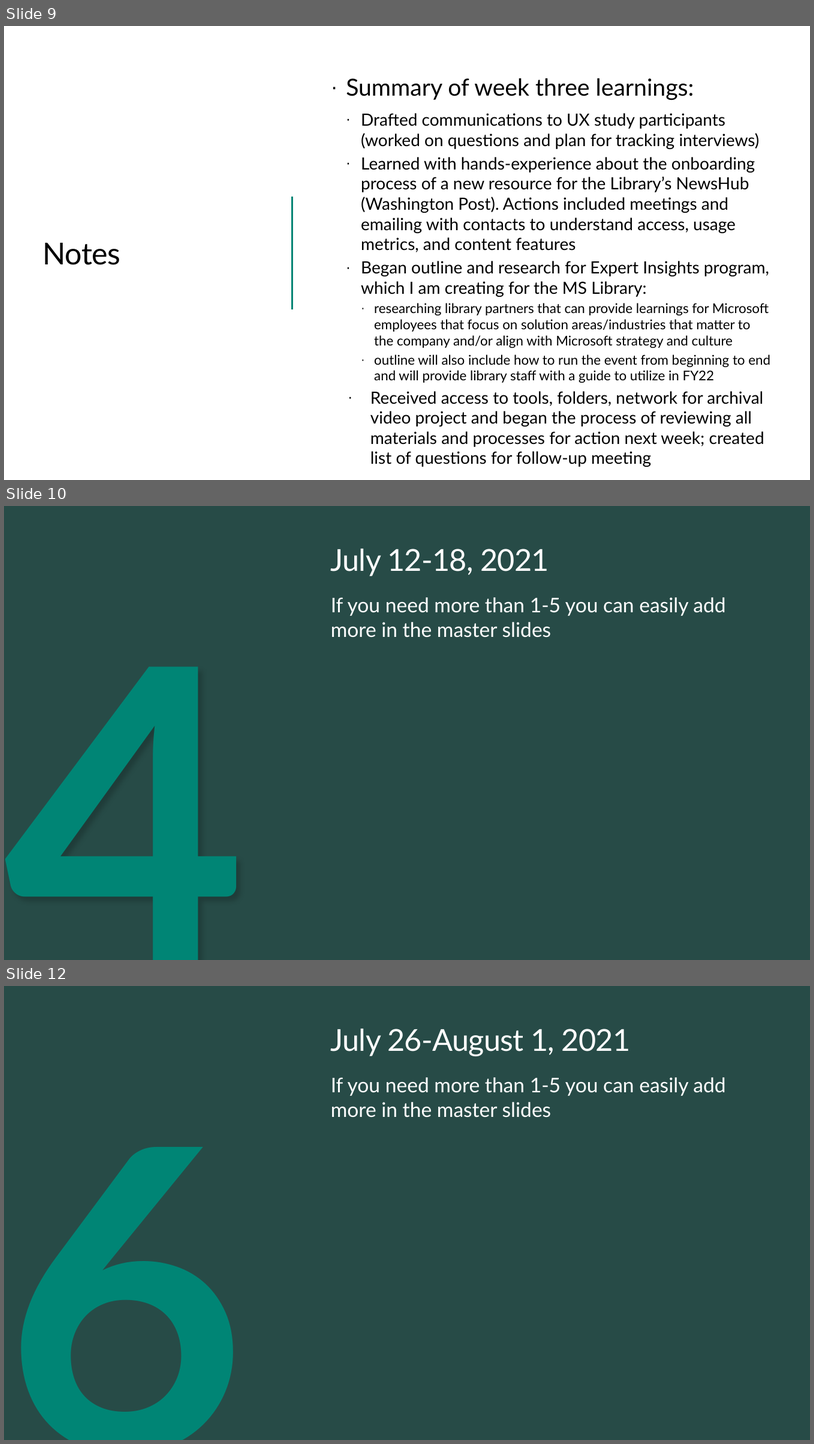
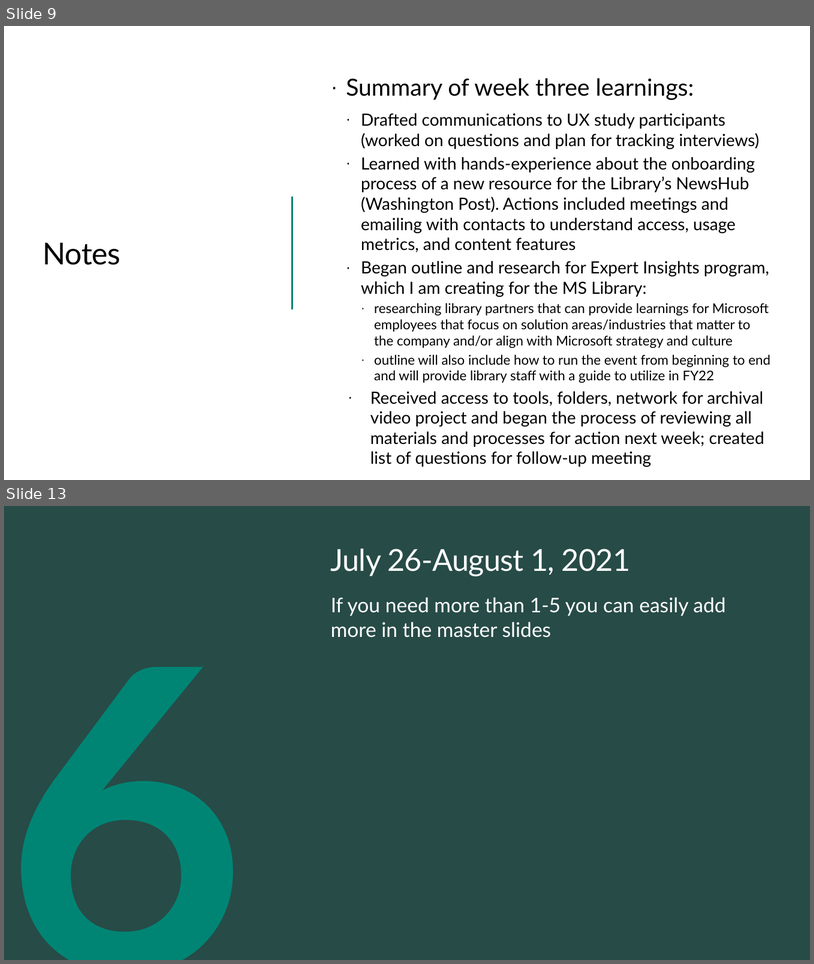
Before and after one commit to ewhinihan/dfw_mslibrary, a slide deck: DFW_MSLibraryArchives_WeeklyLearnings.pptx. Shown one above the other, each under a label of ours: slides 9, 10 and 12 before the commit, slides 9 and 13 after it; the slides between them are not shown. The pictures are 814x1444 and 814x964 pixels, drawn with LibreOffice and Linux fonts; fonts in the diff are those of the drawing; background and template pictures are left out. Boxes give left, top, right and bottom in pixels: in the first picture for what was removed or moved away, otherwise in the second. Text is boxed around its words. In the diff, an @@ line names an element or a change of style, - is before the commit and + after.

```diff
--- a/DFW_MSLibraryArchives_WeeklyLearnings.pptx
+++ b/DFW_MSLibraryArchives_WeeklyLearnings.pptx
@@ slide 10 removed at (x1=4, y1=506, x2=810, y2=960), background #274B47 @@
@@ text removed at (x1=4, y1=551, x2=292, y2=960) @@
-4
@@ title removed at (x1=331, y1=549, x2=549, y2=576) @@
-July 12-18, 2021
@@ text removed at (x1=331, y1=597, x2=726, y2=637) @@
-If you need more than 1-5 you can easily add more in the master slides
@@ what was slide 12 is now slide 13 @@
```
Also in this commit, not shown: 2 slides changed, 2 slides added.
